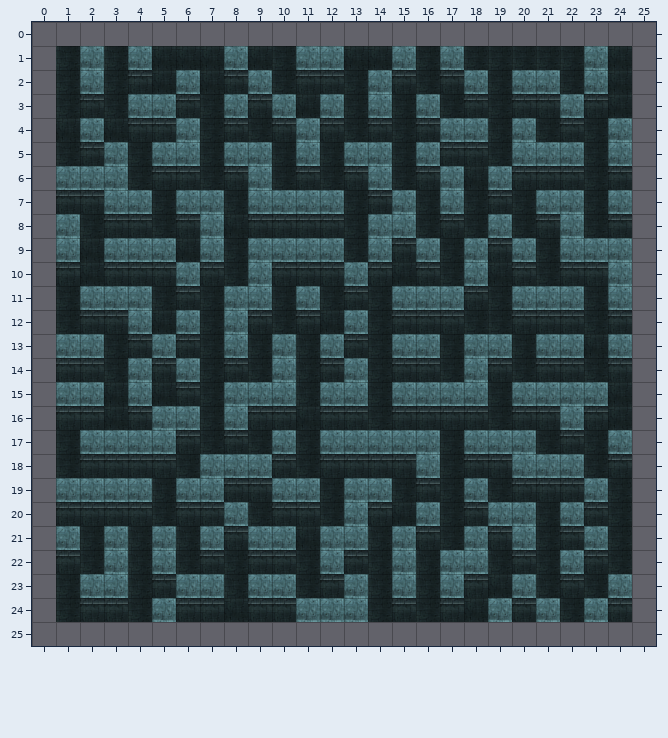
One commit to this Tiled map: Tileset/map_V2.tmx. The picture above is the old version.
Cells are 64x64 px. Shown: x 0..25, y 0..25. The old version is drawn lined up with the new one.
After:
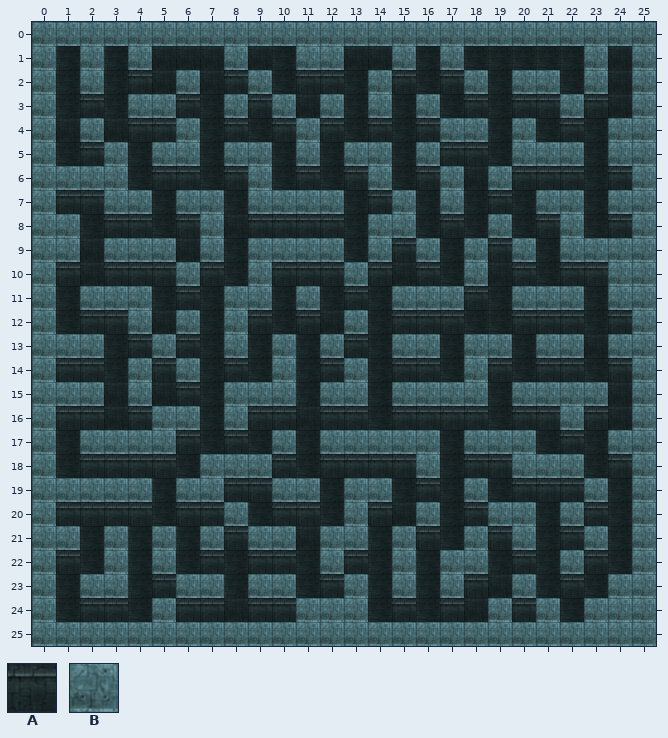
Key: from "couloirs 64px": A 58, B 84.
_ is an empty cell, . an unchanged one.
The exact change:
map size 24x24 -> 26x26 cells (old content now starts at 1,1; both pictures use the new coordinates)
--- layer "Calque de Tile 1"
@@ x 0..25 @@
- 0 __________________________
- 1 _........................_
- 2 _........................_
- 3 _........................_
- 4 _........................_
- 5 _........................_
- 6 _........................_
- 7 _........................_
- 8 _........................_
- 9 _........................_
-10 _........................_
-11 _........................_
-12 _........................_
-13 _........................_
-14 _........................_
-15 _........................_
-16 _........................_
-17 _........................_
-18 _........................_
-19 _........................_
-20 _........................_
-21 _........................_
-22 _........................_
-23 _........................_
-24 _.......................A_
-25 __________________________
+ 0 BBBBBBBBBBBBBBBBBBBBBBBBBB
+ 1 B........................B
+ 2 B........................B
+ 3 B........................B
+ 4 B........................B
+ 5 B........................B
+ 6 B........................B
+ 7 B........................B
+ 8 B........................B
+ 9 B........................B
+10 B........................B
+11 B........................B
+12 B........................B
+13 B........................B
+14 B........................B
+15 B........................B
+16 B........................B
+17 B........................B
+18 B........................B
+19 B........................B
+20 B........................B
+21 B........................B
+22 B........................B
+23 B........................B
+24 B.......................BB
+25 BBBBBBBBBBBBBBBBBBBBBBBBBB
Pixel boxes of the changes (left, top, right, bottom) in both pictures:
changed: (32, 22, 656, 646)
